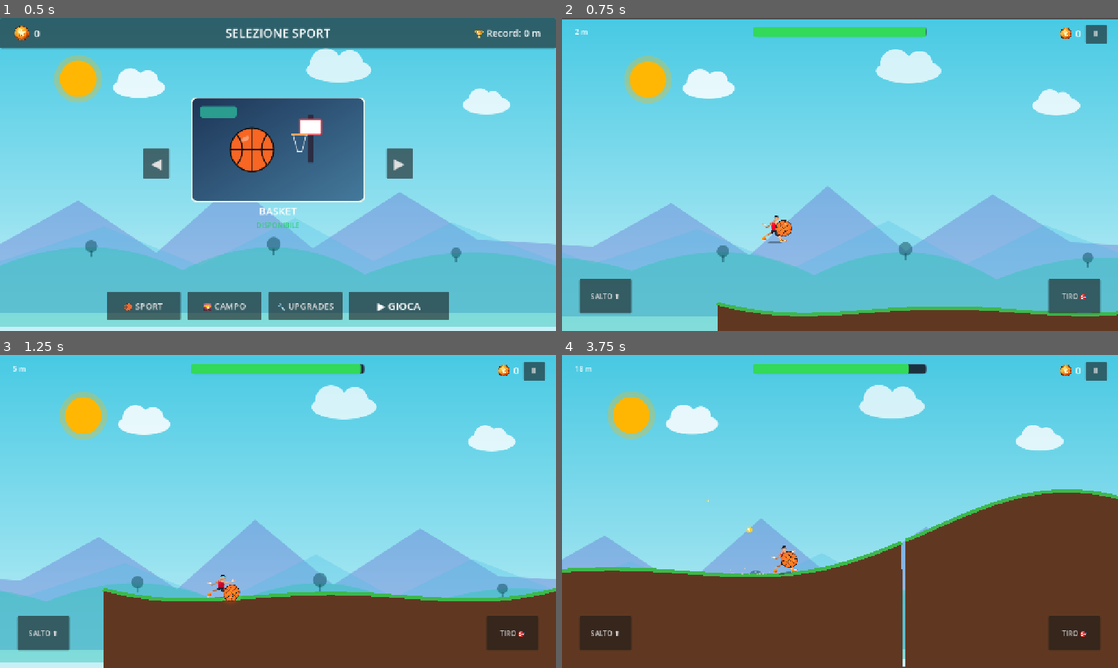
Above: before the commit, frames 1-4 (two rows, left to right).
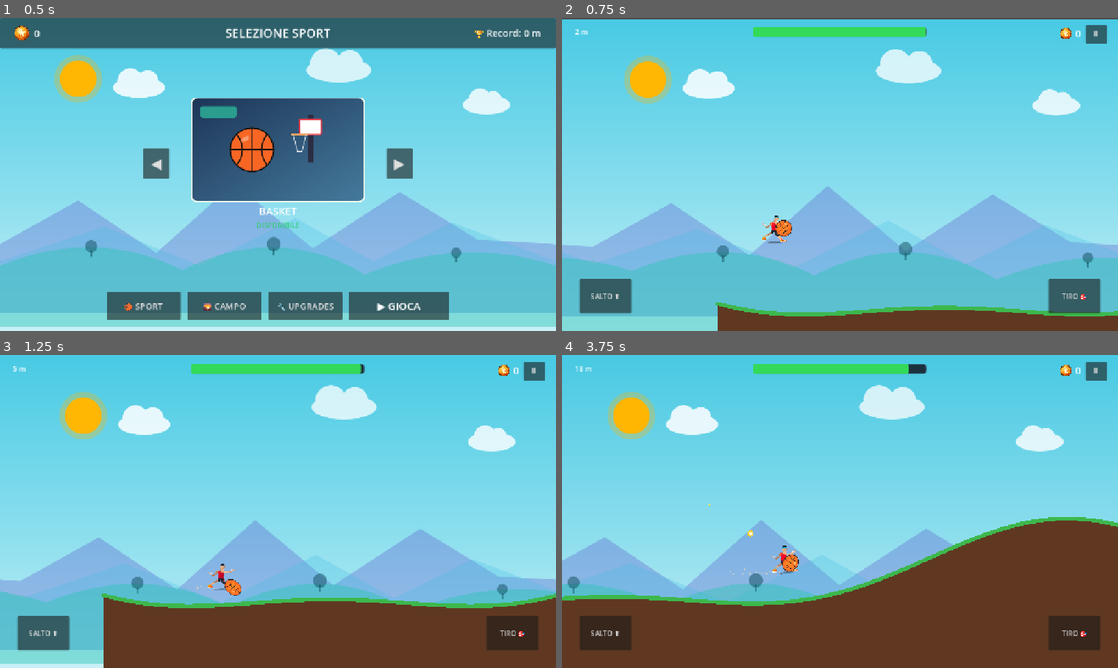
Above: after the commit, the same moments.

Repository: zannaStack/SkyHoops
Game: Godot game, scene res://scenes/main_menu.tscn
Two runs of this game, one before a commit and one after it. Both use one fixed random seed, a clock stepped at 60 frames per second and the inputs below.
Inputs (mouse positions are in pixels of both pictures, inside the frame that each line leads up to):
- Up to frame 1 (0.5 s): no input
- Up to frame 2 (0.75 s): click "▶ GIOCA" at 0.5 s
- Up to frame 3 (1.25 s): no input
- Up to frame 4 (3.75 s): tap Enter at 1.25 s; move the mouse to (962, 495) at 1.27 s; hold Up 1.28-2 s; tap F at 1.35, 2.85 s; click (962, 495) at 1.42 s; tap Space at 1.52, 1.82 s; drag from (728, 527) to (812, 574) at 2.02 s; move the mouse to (895, 442) at 2.77 s; drag from (812, 574) to (673, 464) at 3.52 s

Frame 1 is identical in both runs. In frame 2, 0.1% of the frame differs, in the area x 27-100%, y 90-96%; in frame 3, 3.1%; in frame 4, 11%, in the area x 0-100%, y 9-100%.

Commit message:
fix: seamless terrain generation - remove chunk seam gap, eliminate internal edge snagging with BUILD_SEGMENTS

Diff:
--- a/sky-hoops/scripts/player.gd
+++ b/sky-hoops/scripts/player.gd
@@ -203,7 +203,8 @@
 	update_ball_dribble(delta)
 
 	velocity.x = current_speed
-	floor_snap_length = 12.0
+	floor_snap_length = 20.0
+	floor_constant_speed = true
 	move_and_slide()
 
 	# Squash & Stretch all'atterraggio dopo un salto
--- a/sky-hoops/scripts/terrain_generator.gd
+++ b/sky-hoops/scripts/terrain_generator.gd
@@ -10,10 +10,24 @@
 
 # Parametri matematici del terreno ondulato
 var chunk_width: float = 1200.0
-var step_x: float = 35.0 # Risoluzione della curva per renderla ancora più morbida
+var step_x: float = 24.0 # 1200 / 24 = esattamente 50 passi senza residuo o interruzioni
 var current_generated_x: float = 0.0
 
 var active_chunks: Array[Node2D] = []
+
+func get_terrain_y(x: float) -> float:
+	return 520.0 + sin(x * 0.003) * 90.0 + cos(x * 0.006) * 40.0
+
+# Campiona i punti della collina garantendo continuità matematica assoluta tra i chunk
+func sample_surface_points(from_x: float, to_x: float) -> Array[Vector2]:
+	var points: Array[Vector2] = []
+	var x: float = from_x
+	while x < to_x:
+		points.append(Vector2(x, get_terrain_y(x)))
+		x += step_x
+	# Punto finale obbligatorio esattamente al confine to_x
+	points.append(Vector2(to_x, get_terrain_y(to_x)))
+	return points
 
 func _ready() -> void:
 	if not player_node:
@@ -57,31 +71,15 @@
 	var gap_end_x: float = gap_center_x + (gap_width * 0.5)
 
 	if not has_gap:
-		# Calcola i punti continui della superficie ondulata
-		var surface_points: Array[Vector2] = []
-		var x = start_x
-		while x <= end_x:
-			var y = 520.0 + sin(x * 0.003) * 90.0 + cos(x * 0.006) * 40.0
-			surface_points.append(Vector2(x, y))
-			x += step_x
+		var surface_points = sample_surface_points(start_x, end_x)
 		create_ground_segment(chunk_root, surface_points, start_x, end_x)
 	else:
 		# Sezione A (prima del baratro)
-		var surface_A: Array[Vector2] = []
-		var x_A = start_x
-		while x_A <= gap_start_x:
-			var y = 520.0 + sin(x_A * 0.003) * 90.0 + cos(x_A * 0.006) * 40.0
-			surface_A.append(Vector2(x_A, y))
-			x_A += step_x
+		var surface_A = sample_surface_points(start_x, gap_start_x)
 		create_ground_segment(chunk_root, surface_A, start_x, gap_start_x)
 
 		# Sezione B (dopo il baratro)
-		var surface_B: Array[Vector2] = []
-		var x_B = gap_end_x
-		while x_B <= end_x:
-			var y = 520.0 + sin(x_B * 0.003) * 90.0 + cos(x_B * 0.006) * 40.0
-			surface_B.append(Vector2(x_B, y))
-			x_B += step_x
+		var surface_B = sample_surface_points(gap_end_x, end_x)
 		create_ground_segment(chunk_root, surface_B, gap_end_x, end_x)
 
 		# Spawna un arco guida di monete direttamente sopra il baratro
@@ -188,25 +186,34 @@
 func create_ground_segment(parent: Node2D, points: Array[Vector2], seg_start: float, seg_end: float) -> void:
 	if points.size() < 2:
 		return
+
+	# 1. Collisione fisica continua (BUILD_SEGMENTS evita spigoli verticali interni tra chunk)
 	var static_body = StaticBody2D.new()
 	var col_poly = CollisionPolygon2D.new()
+	col_poly.build_mode = CollisionPolygon2D.BUILD_SEGMENTS
+	col_poly.polygon = PackedVector2Array(points)
+	static_body.add_child(col_poly)
+	parent.add_child(static_body)
+
+	# 2. Riempimento visivo terra sottostante
 	var poly: Array[Vector2] = []
 	poly.append_array(points)
 	poly.append(Vector2(seg_end, 1800.0))
 	poly.append(Vector2(seg_start, 1800.0))
-	col_poly.polygon = PackedVector2Array(poly)
-	static_body.add_child(col_poly)
-	parent.add_child(static_body)
 
 	var ground_fill = Polygon2D.new()
 	ground_fill.polygon = PackedVector2Array(poly)
 	ground_fill.color = Color(0.38, 0.22, 0.13)
 	parent.add_child(ground_fill)
 
+	# 3. Superficie d'erba verde continua con giunture arrotondate
 	var grass_line = Line2D.new()
 	grass_line.points = PackedVector2Array(points)
-	grass_line.width = 8.0
+	grass_line.width = 9.0
 	grass_line.default_color = Color(0.24, 0.72, 0.30)
+	grass_line.joint_mode = Line2D.LINE_JOINT_ROUND
+	grass_line.begin_cap_mode = Line2D.LINE_CAP_ROUND
+	grass_line.end_cap_mode = Line2D.LINE_CAP_ROUND
 	parent.add_child(grass_line)
 
 func spawn_gap_coin_arc(parent_chunk: Node2D, gap_start: float, gap_end: float) -> void:
